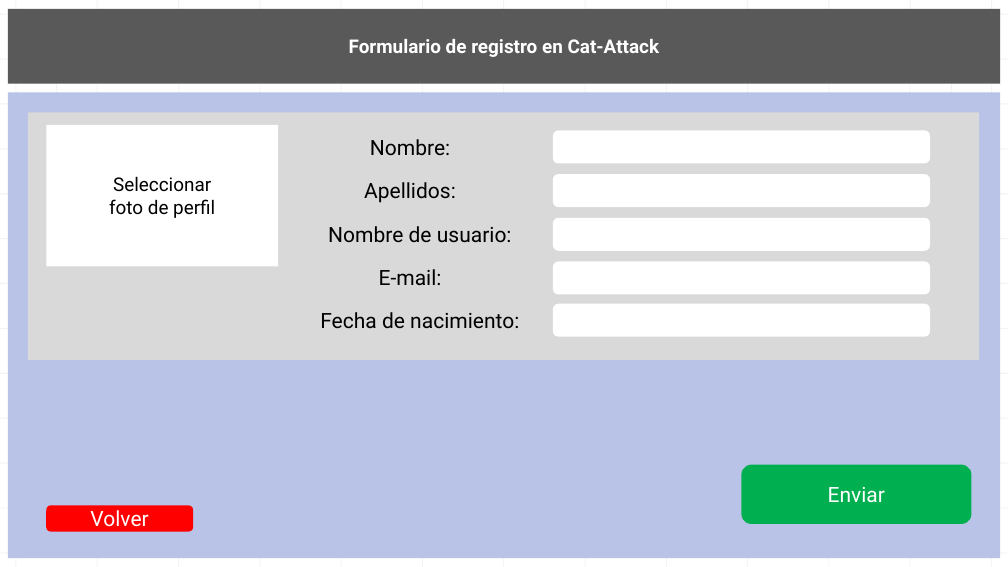
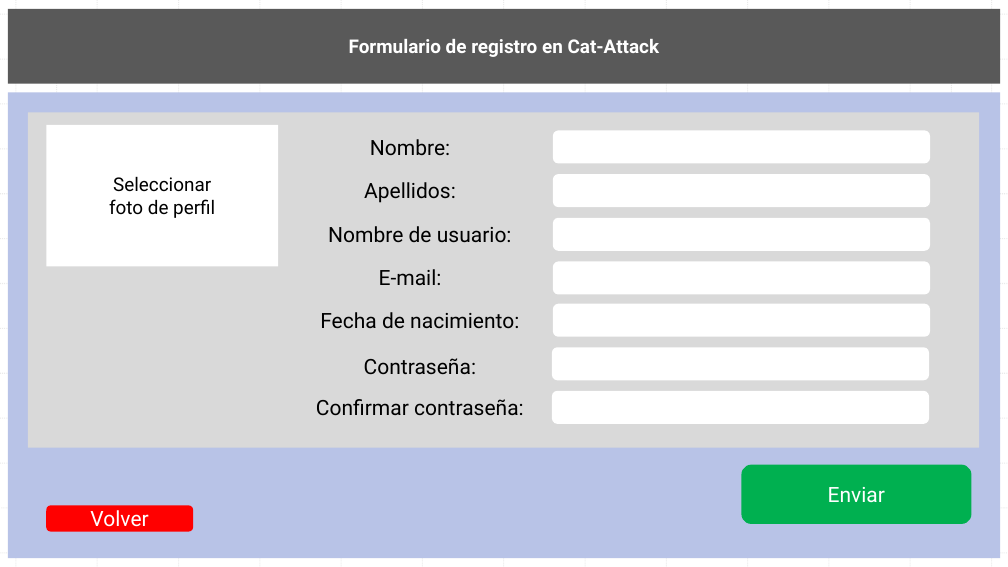
Before and after one commit to AndresIturria/Cat-Attack, a slide deck: slide 2 of Docs/wireframe cat-attack.pptx. Drawn at 1008x567 pixels with LibreOffice and Linux fonts; fonts in the diff are those of the drawing. Boxes give left, top, right and bottom in pixels: in the first picture for what was removed or moved away, otherwise in the second. Text is boxed around its words. In the diff, an @@ line names an element or a change of style, - is before the commit and + after.

```diff
--- a/Docs/wireframe cat-attack.pptx
+++ b/Docs/wireframe cat-attack.pptx
@@ rectangle: place and size @@
-rectangle at <box>28,113,979,361</box>
+rectangle at <box>28,113,979,448</box>
@@ text added at <box>364,358,476,374</box>, 20 pt, text #000000 @@
+Contraseña:
@@ rounded rectangle added at <box>552,347,929,380</box>, fill #FFFFFF @@
@@ text added at <box>316,399,524,415</box>, 20 pt, text #000000 @@
+Confirmar contraseña:
@@ rounded rectangle added at <box>552,391,929,424</box>, fill #FFFFFF @@
```
Also in this commit, not shown: 1 other file.
